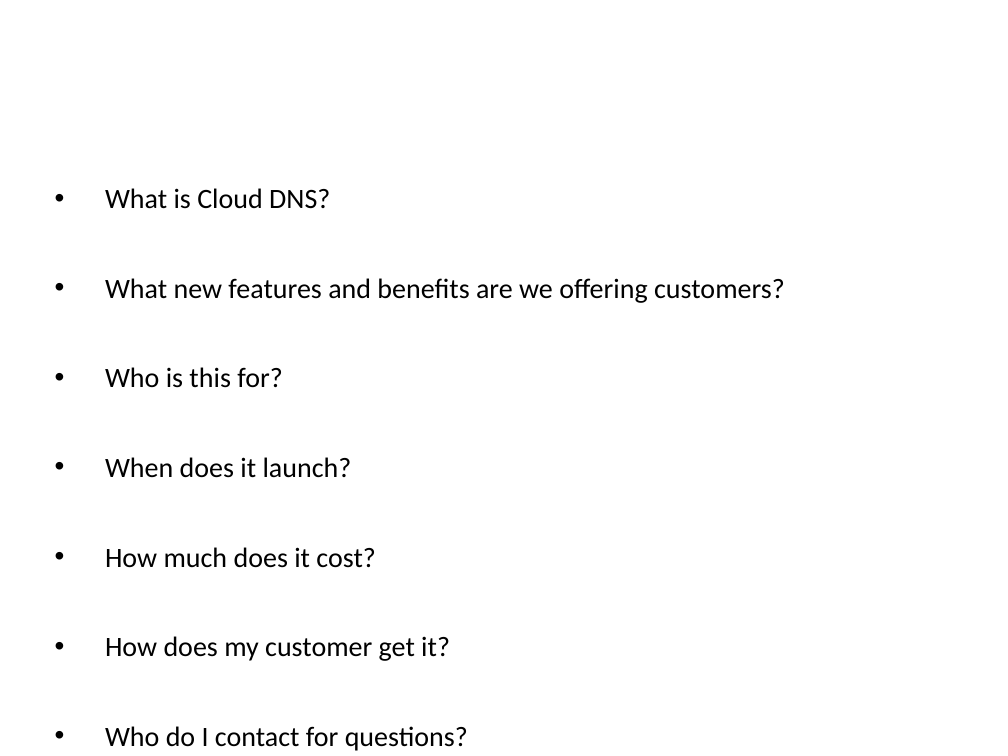
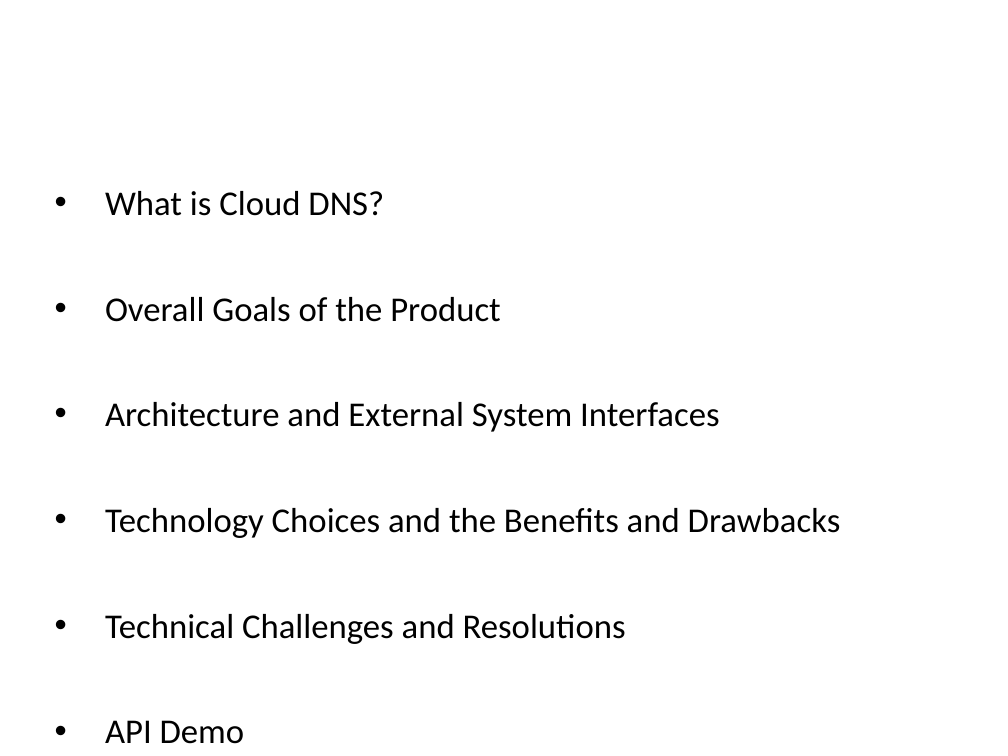
Before and after one commit to rackerlabs/docs-cloud-dns, a slide deck: slide 2 of techtalk/CloudDNS-TechTalkTemplate.pptx. Drawn at 1008x756 pixels with LibreOffice and Linux fonts; fonts in the diff are those of the drawing; background and template pictures are left out. Boxes give left, top, right and bottom in pixels: in the first picture for what was removed or moved away, otherwise in the second. Text is boxed around its words. In the diff, an @@ line names an element or a change of style, - is before the commit and + after.

```diff
--- a/techtalk/CloudDNS-TechTalkTemplate.pptx
+++ b/techtalk/CloudDNS-TechTalkTemplate.pptx
@@ text at <box>105,191,384,216</box>: size 20 to 24.8 pt in "What is Cloud DNS?" @@
@@ text at <box>105,297,841,644</box>: text changed; size 20 to 24.8 pt @@
-• What new features and benefits are we offering customers?
-• Who is this for?
-• When does it launch?
-• How much does it cost?
-• How does my customer get it?
-• Who do I contact for questions?
+• Overall Goals of the Product
+• Architecture and External System Interfaces
+• Technology Choices and the Benefits and Drawbacks
+• Technical Challenges and Resolutions
+• API Demo
```
Also in this commit, not shown: 6 other slides changed, 1 slide added, 3 slides removed.
